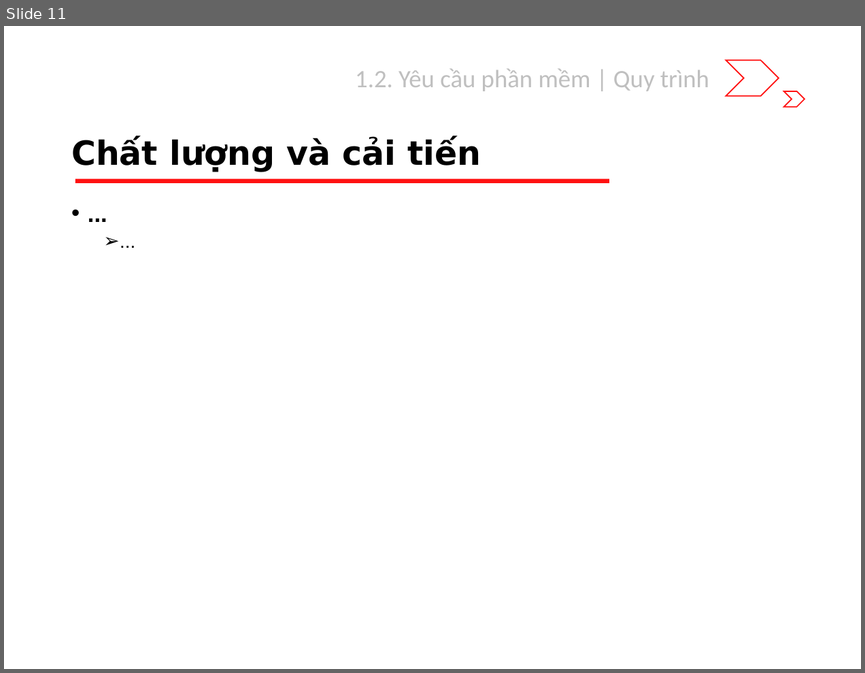
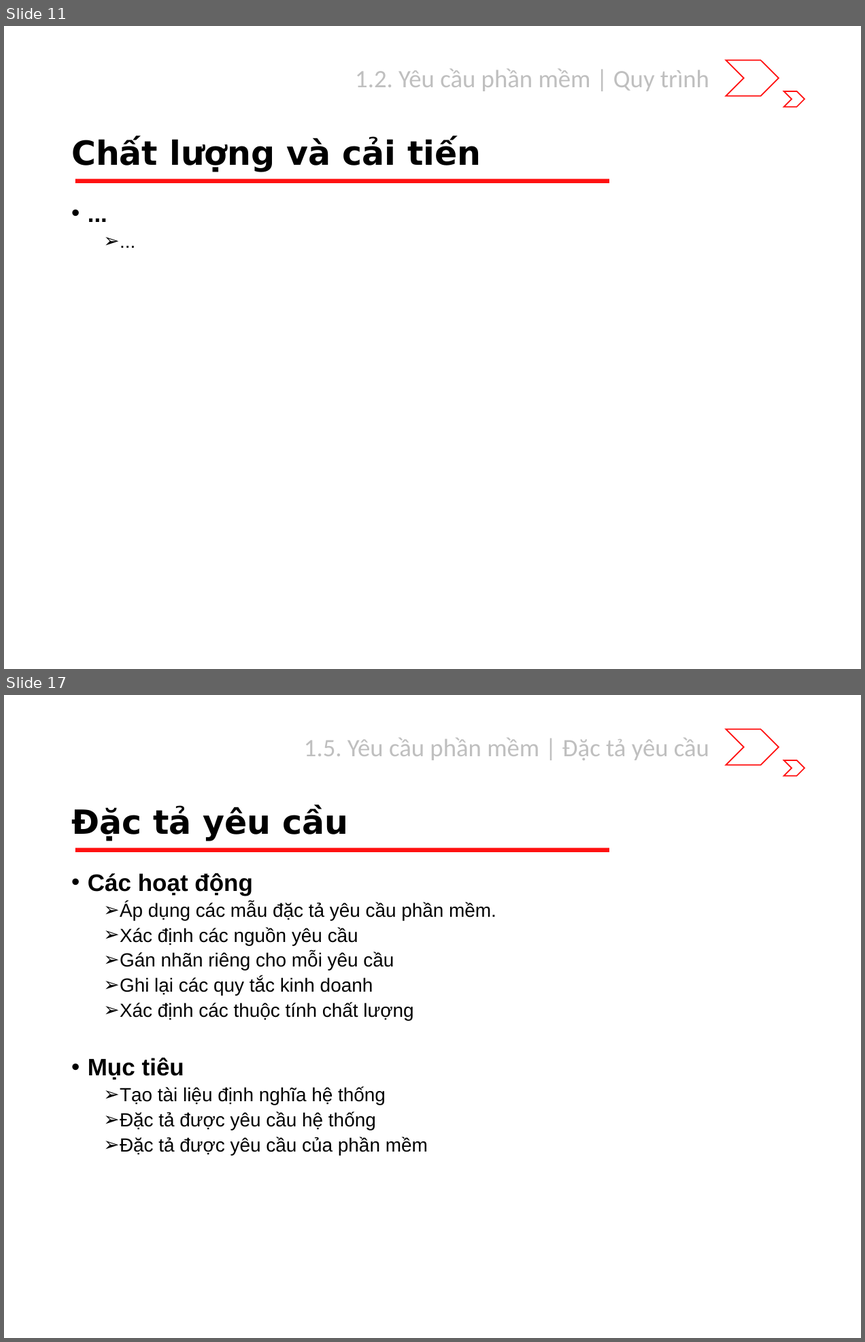
Before and after one commit to riverspart/uet-adv-sw-engineering, a slide deck: slide/release/chapter_1/slide.pptx. Shown one above the other, each under a label of ours: slide 11 before the commit, slides 11 and 17 after it; the slides between them are not shown. The pictures are 865x673 and 865x1342 pixels, drawn with LibreOffice and Linux fonts; fonts in the diff are those of the drawing. Boxes give left, top, right and bottom in pixels: in the first picture for what was removed or moved away, otherwise in the second. Text is boxed around its words. In the diff, an @@ line names an element or a change of style, - is before the commit and + after.

```diff
--- a/slide/release/chapter_1/slide.pptx
+++ b/slide/release/chapter_1/slide.pptx
@@ slide 17 added at [4,695,861,1338], background #FFFFFF; not listed: 3 template elements that a slide beside it also shows @@
@@ text added at [304,738,709,760], 21 pt, text #BFBFBF @@
+1.5. Yêu cầu phần mềm | Đặc tả yêu cầu
@@ title added at [71,807,349,841], 28 pt, text #000000, bold @@
+Đặc tả yêu cầu
@@ text added at [88,873,496,1155], 16 pt, text #000000 @@
+• Các hoạt động
+  ➢ Áp dụng các mẫu đặc tả yêu cầu phần mềm.
+  ➢ Xác định các nguồn yêu cầu
+  ➢ Gán nhãn riêng cho mỗi yêu cầu
+  ➢ Ghi lại các quy tắc kinh doanh
+  ➢ Xác định các thuộc tính chất lượng
+• Mục tiêu
+  ➢ Tạo tài liệu định nghĩa hệ thống
+  ➢ Đặc tả được yêu cầu hệ thống
+  ➢ Đặc tả được yêu cầu của phần mềm
```
Also in this commit, not shown: 1 slide changed, 15 other slides added.
